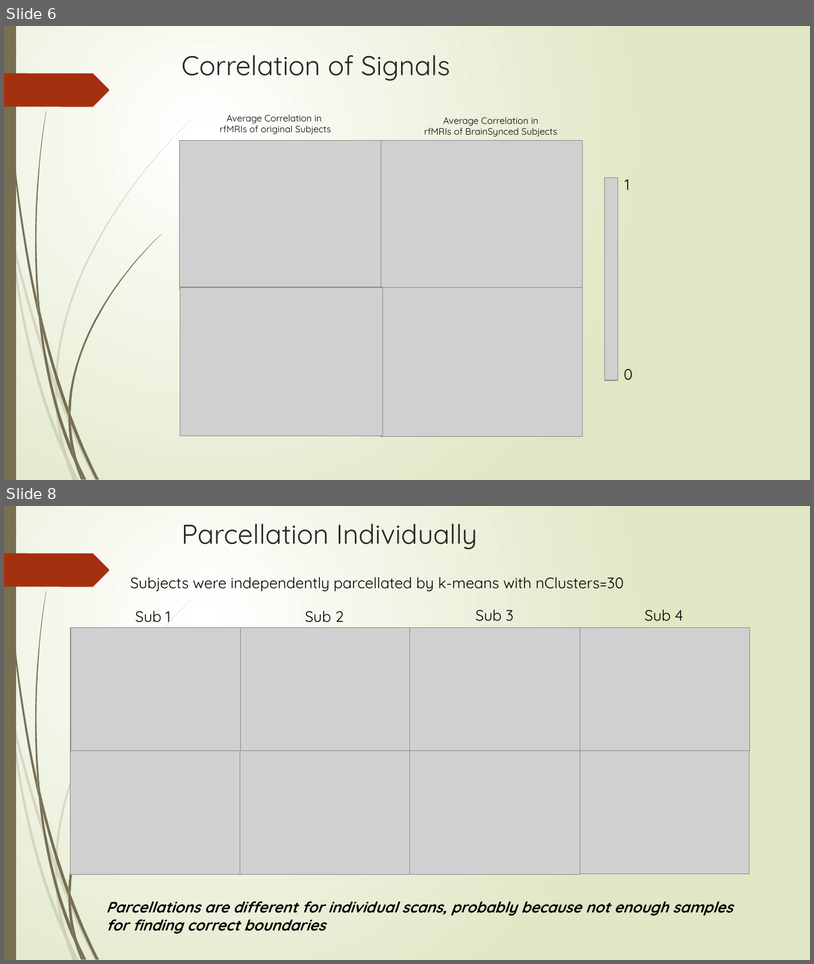
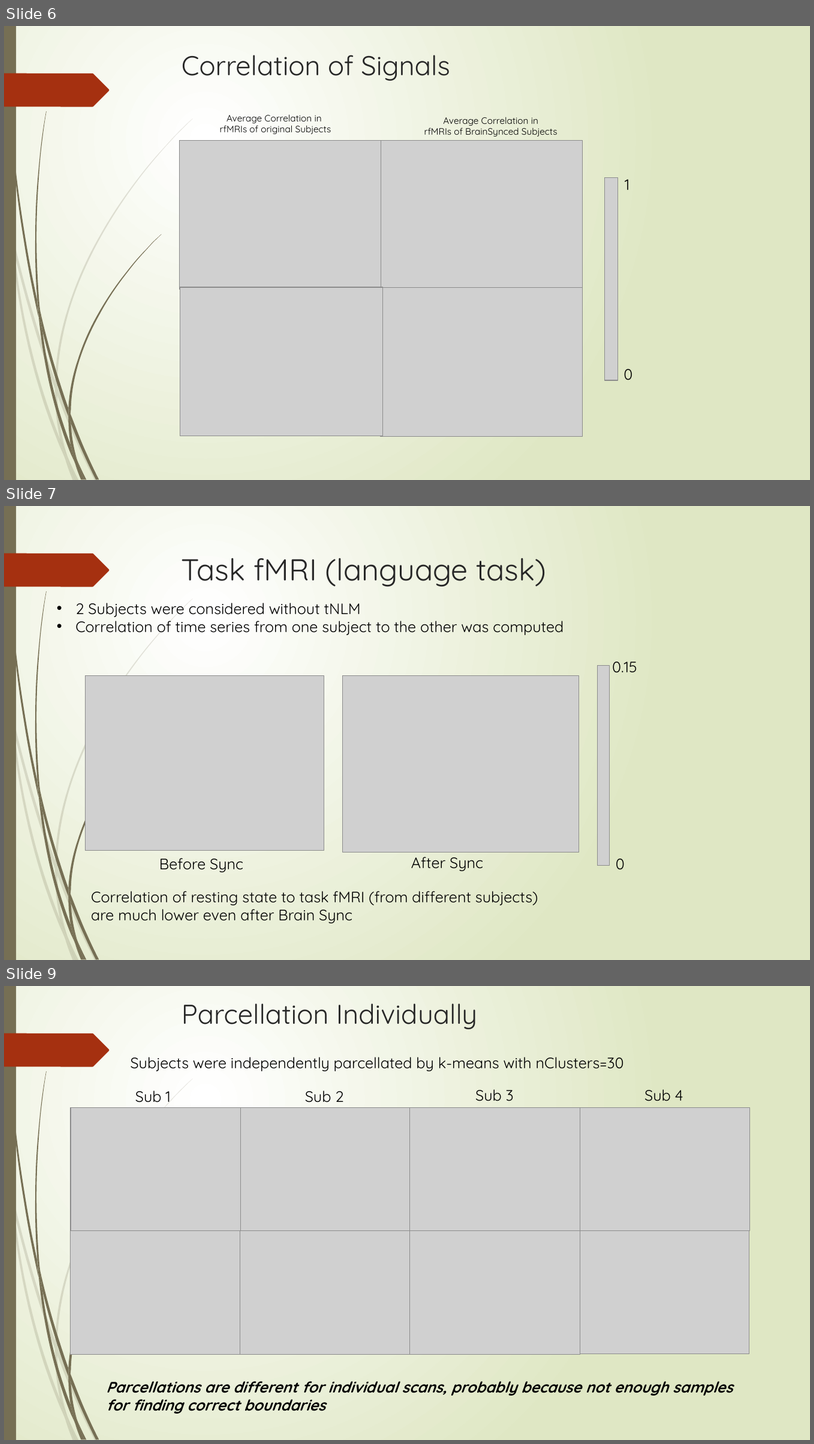
Before and after one commit to ajoshiusc/cortical_parcellation, a slide deck: docs/brain_sync.pptx. Shown one above the other, each under a label of ours: slides 6 and 8 before the commit, slides 6, 7 and 9 after it; the slides between them are not shown. The pictures are 814x964 and 814x1444 pixels, drawn with LibreOffice and Linux fonts; fonts in the diff are those of the drawing; grey boxes stand for pictures. Boxes give left, top, right and bottom in pixels: in the first picture for what was removed or moved away, otherwise in the second. Text is boxed around its words. In the diff, an @@ line names an element or a change of style, - is before the commit and + after.

```diff
--- a/docs/brain_sync.pptx
+++ b/docs/brain_sync.pptx
@@ slide 7 added at bbox=[4, 506, 810, 960], background gradient #FFFFFF to #DFE8C4; not listed: 24 template elements that a slide beside it also shows @@
@@ title added at bbox=[182, 558, 546, 586], 36 pt, text #262626 @@
+Task fMRI (language task)
@@ text added at bbox=[75, 603, 564, 635], 18 pt, text #000000 @@
+• 2 Subjects were considered without tNLM
+• Correlation of time series from one subject to the other was computed
@@ picture added at bbox=[598, 665, 610, 865] @@
@@ text added at bbox=[612, 661, 638, 673], 18 pt, text #000000 @@
+0.15
@@ picture added at bbox=[85, 676, 324, 850] @@
@@ picture added at bbox=[343, 676, 579, 852] @@
@@ text added at bbox=[159, 858, 243, 872], 18 pt, text #000000 @@
+Before Sync
@@ text added at bbox=[411, 856, 483, 871], 18 pt, text #000000 @@
+After Sync
@@ text added at bbox=[616, 858, 625, 870], 18 pt, text #000000 @@
+0
@@ text added at bbox=[91, 891, 539, 923], 18 pt, text #000000 @@
+Correlation of resting state to task fMRI (from different subjects)
+are much lower even after Brain Sync
@@ what was slide 8 is now slide 9 @@
```
Also in this commit, not shown: 5 slides changed, 4 other slides added, 1 slide removed.
